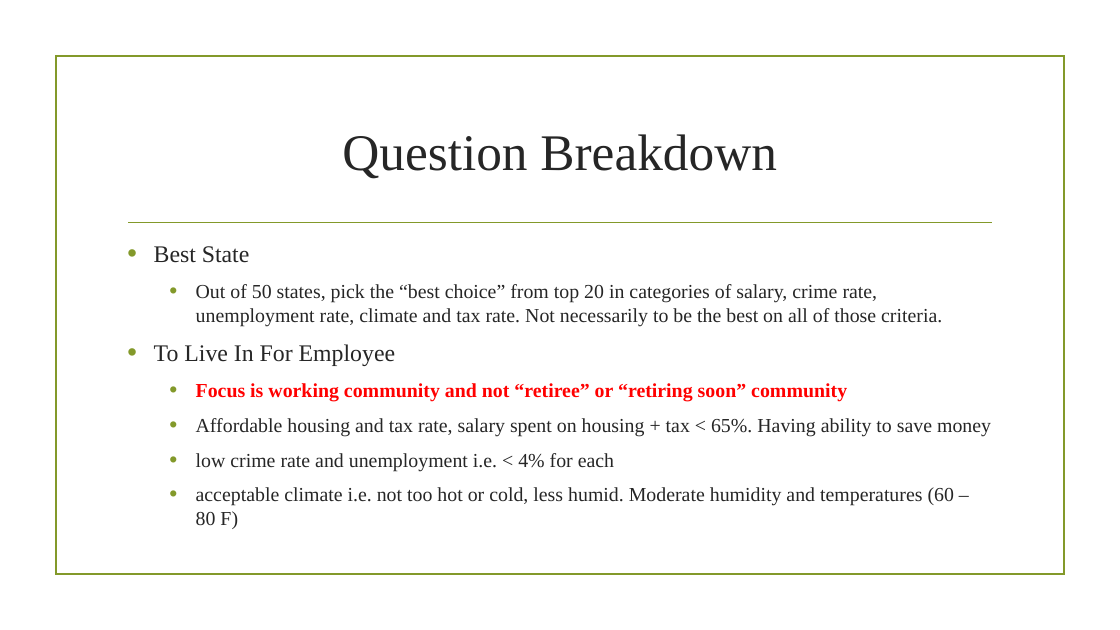
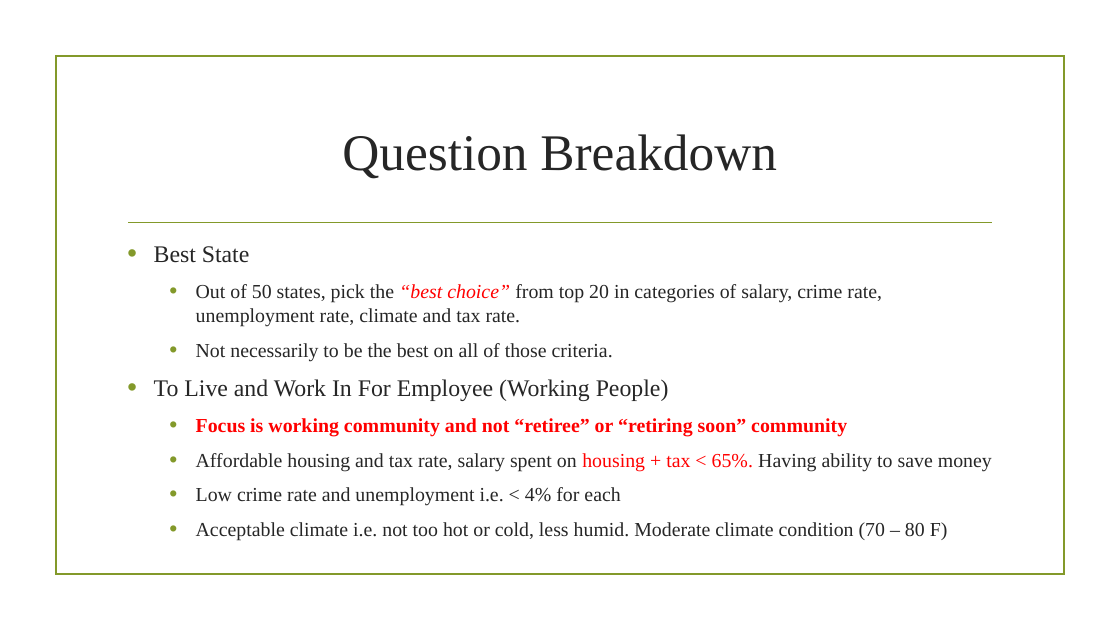
Before and after one commit to prakashbalasubramaniam/The_Incredible_Quad, a slide deck: slide 4 of Working_Presentation.pptx. Drawn at 1120x630 pixels with LibreOffice and Linux fonts; fonts in the diff are those of the drawing; background and template pictures are left out. Boxes give left, top, right and bottom in pixels: in the first picture for what was removed or moved away, otherwise in the second. Text is boxed around its words. In the diff, an @@ line names an element or a change of style, - is before the commit and + after.

Commit message:
Update Working_Presentation climate

```diff
--- a/Working_Presentation.pptx
+++ b/Working_Presentation.pptx
@@ text at (154, 284, 882, 401): text changed @@
-  • Out of 50 states, pick the “best choice” from top 20 in categories of salary, crime rate, unemployment rate, climate and tax rate. Not necessarily to be the best on all of those criteria.
-• To Live In For Employee
+  • Out of 50 states, pick the “best choice” from top 20 in categories of salary, crime rate, unemployment rate, climate and tax rate.
+  • Not necessarily to be the best on all of those criteria.
+• To Live and Work In For Employee (Working People)
@@ text at (196, 453, 992, 471): text colour #262626 to #FF0000 in "housing + tax < 65%." @@
@@ text at (196, 487, 948, 541): text changed @@
-  • low crime rate and unemployment i.e. < 4% for each
-  • acceptable climate i.e. not too hot or cold, less humid. Moderate humidity and temperatures (60 – 80 F)
+  • Low crime rate and unemployment i.e. < 4% for each
+  • Acceptable climate i.e. not too hot or cold, less humid. Moderate climate condition (70 – 80 F)
```
Also in this commit, not shown: 11 other slides changed, 2 slides added.
